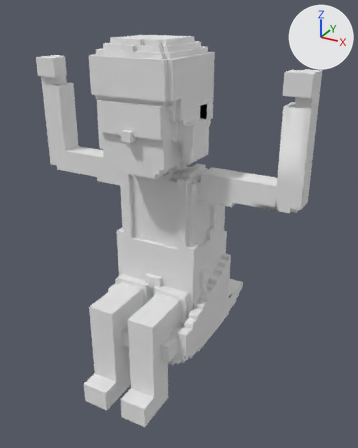
The OBJ model assets/foundation/models/characters/daniel/daniel.obj as it was, and as the next commit left it.
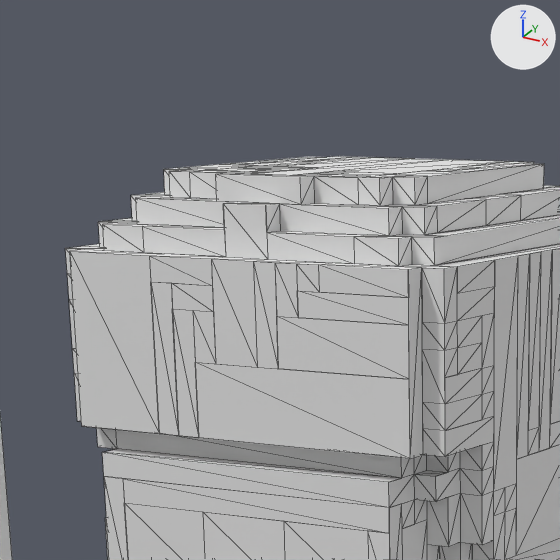
Old and new are each drawn whole from a camera (50 mm lens) standing at (5.29, -7.74, 8.24) and looking at (0.34, 1.26, 3.74) and again close up on the part from 21% to 55% of the width and 0% to 28% of the height. The lights are fixed; the arrows at upper right show +X, +Y and +Z. The older version's two pictures come first. The close-ups show mesh edges as thin lines. Where no turn or scale is listed for an object, it has been applied to the vertices.

Objects in the first close-up: 'forearm-right', 'head'.
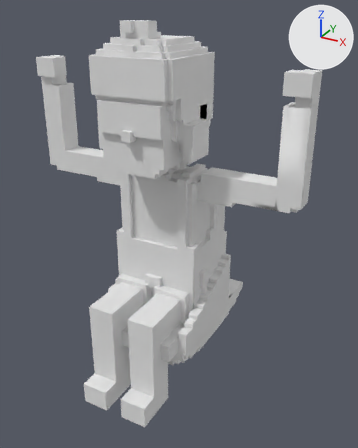
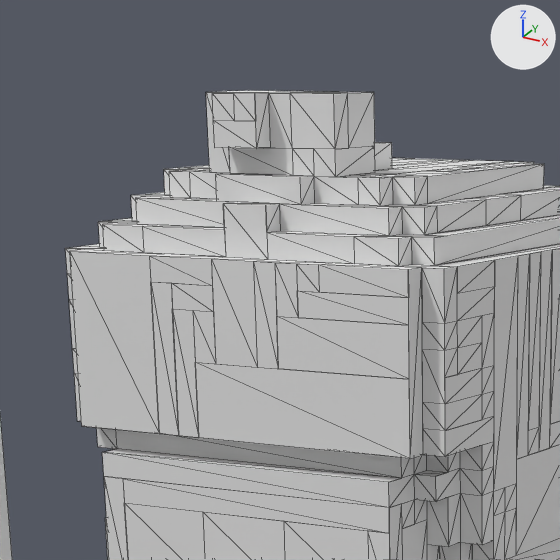
Where the change shows, as pixel boxes [x1, y1, x2, y2] in the close-ups (560 x 560 px):
'head', reshaped: before [65, 156, 560, 560]; after [65, 90, 560, 560]
part 1 of me_head, built on: before [192, 157, 514, 178]; after [192, 90, 514, 178]

The change, as a diff of the scene's bpy script:
```diff
--- a/assets/foundation/models/characters/daniel/daniel.obj.py
+++ b/assets/foundation/models/characters/daniel/daniel.obj.py
@@ me_head @@
 # used by ob_head; location = (0.0, 0.0, 0.0)
-me_head.from_pydata(...)  # 810 vertices, 1082 faces; spans x -1.1..1.1, y -0.2..1.8, z 5.1..7.7
+me_head.from_pydata(...)  # 843 vertices, 1136 faces; spans x -1.1..1.1, y -0.2..1.8, z 5.1..8.0
+# me_head part 1
+# 12 vertices are removed from x -0.2..0.2, y 0.2..0.7, z 7.7
+# 24 faces are deleted
+# 25 vertices are added at x -0.3..0.3, y 0.1..0.8, z 7.7..8.0
+# 8 new vertices lie (0.1, 0.0, 0.0) away from vertices in x -0.4..0.2, y 0.2..1.5, z 7.7
+# 7 new vertices lie (0.0, 0.0, 0.1) away from vertices in x -0.2..0.3, y 0.2..0.5, z 7.7
+# 5 new vertices lie (-0.1, 0.0, 0.0) away from vertices in x -0.2..0.4, y 0.2..0.8, z 7.7..8.0
+# 78 new faces join them
 me_head.materials.append(mat_palette)
```
